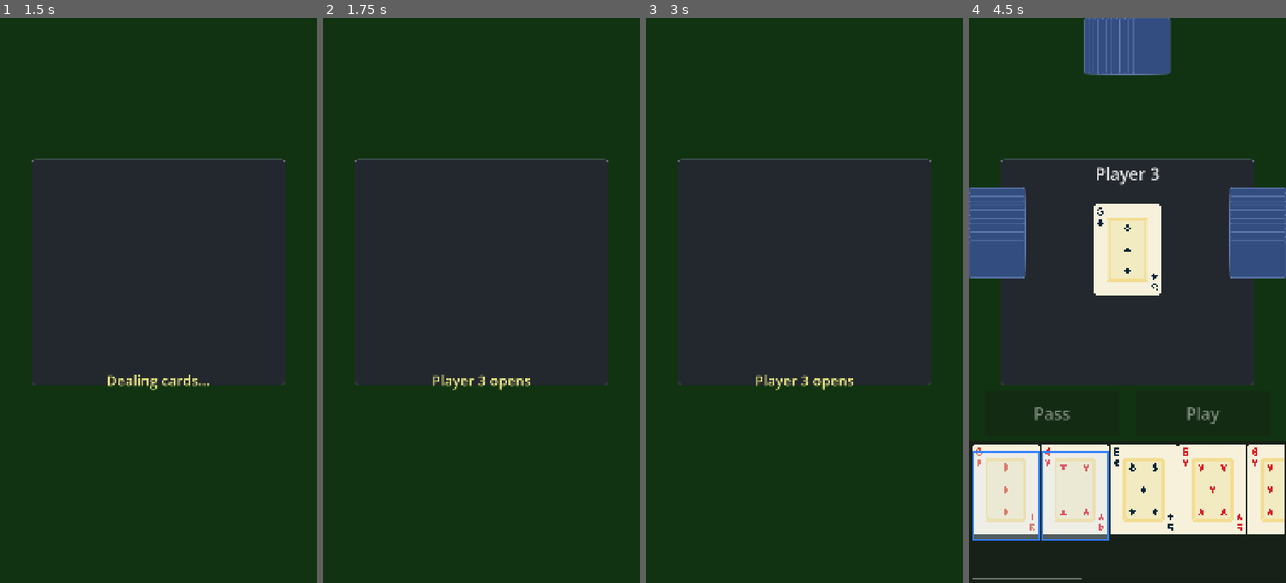
Above: before the commit, frames 1-4 (left to right).
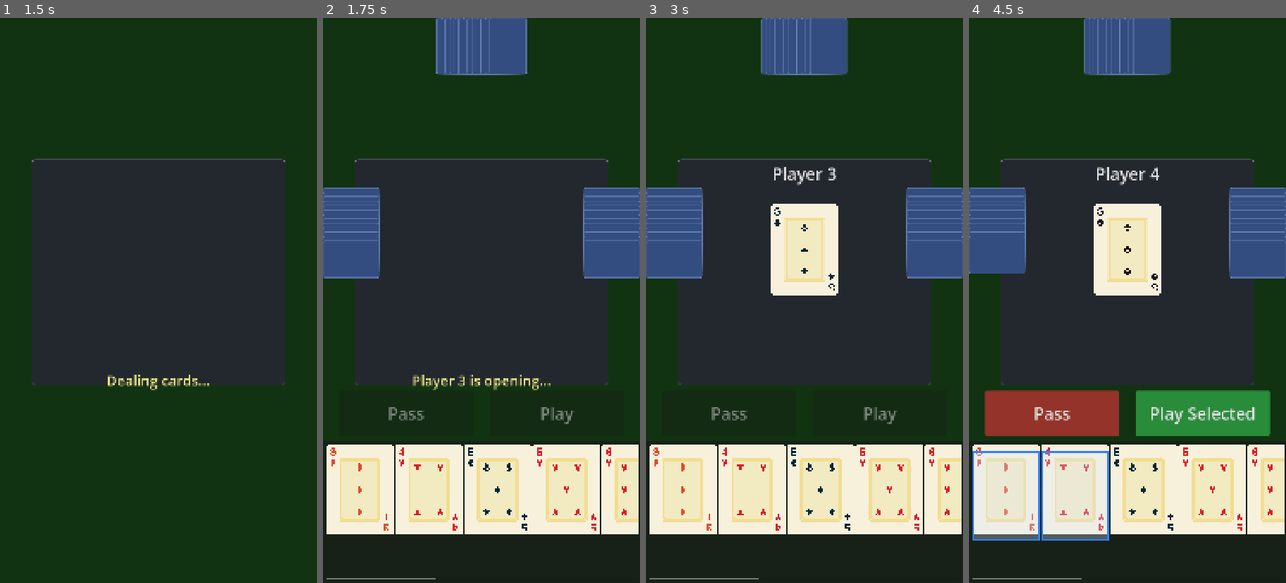
Above: after the commit, the same moments.

Repository: binhrobles/thirteen
Game: Godot game, scene res://scenes/main.tscn
The game is run twice, just before and just after one commit, with the same random seed, the same clock (stepped at 60 frames per second) and the same inputs.
Inputs (mouse positions are in pixels of both pictures, inside the frame that each line leads up to):
- Up to frame 1 (1.5 s): tap Enter at 0.5 s; move the mouse to (158, 272) at 0.52 s; click (158, 272) at 0.67 s; tap Space at 1.25 s; move the mouse to (95, 328) at 1.27 s; click (95, 328) at 1.42 s
- Up to frame 2 (1.75 s): no input
- Up to frame 3 (3 s): tap Enter at 2 s; move the mouse to (836, 176) at 2.02 s; click (836, 176) at 2.17 s; tap Space at 2.75 s; move the mouse to (788, 413) at 2.77 s; click (788, 413) at 2.92 s
- Up to frame 4 (4.5 s): tap Enter at 3.5 s; move the mouse to (1007, 498) at 3.52 s; click (1007, 498) at 3.67 s; tap Space at 4.25 s; move the mouse to (1073, 498) at 4.27 s; click (1073, 498) at 4.42 s

Frame 1 is identical in both runs. In frame 2, 25% of the frame differs, in the area x 0-100%, y 0-100%; in frame 3, 28%; in frame 4, 7.2%.

Commit message:
remove extra wording

Diff:
--- a/scripts/main.gd
+++ b/scripts/main.gd
@@ -106,11 +106,6 @@
 	var starting_player := Deck.find_starting_player(hands)
 	game_state = GameStateScript.new(hands)
 
-	# Show starting player message
-	var player_name := "You" if starting_player == 0 else "Player %d" % (starting_player + 1)
-	play_area_ui.show_game_message("%s opens" % player_name, 1.5)
-	await play_area_ui.get_tree().create_timer(1.5).timeout
-
 	# Clear play area before game starts
 	play_area_ui.clear()
 
